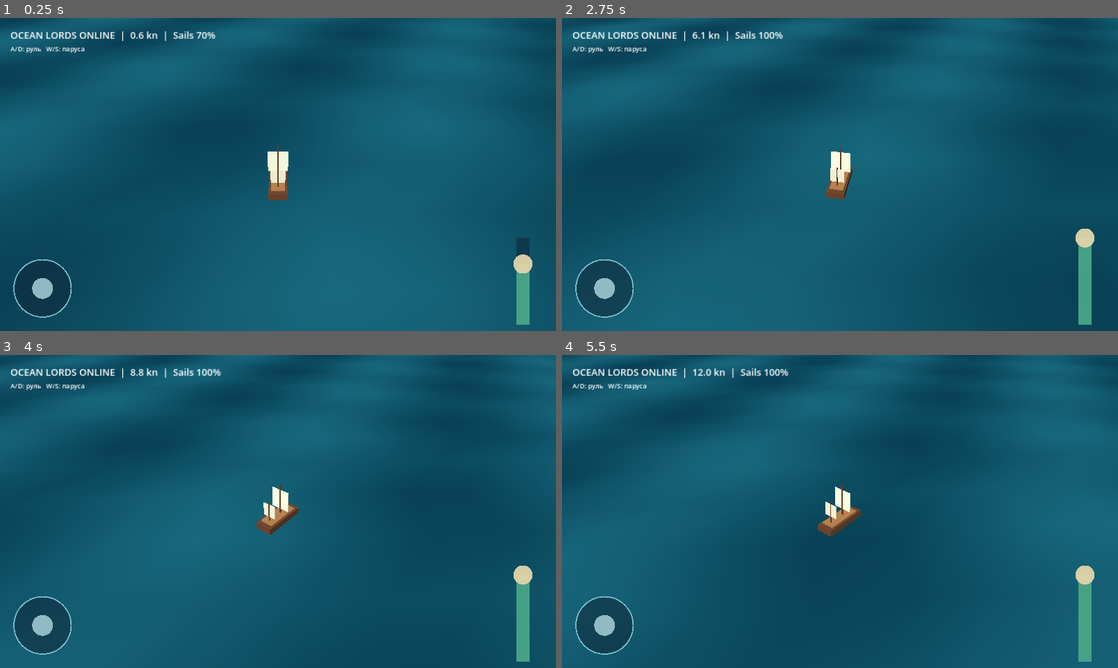
Above: before the commit, frames 1-4 (two rows, left to right).
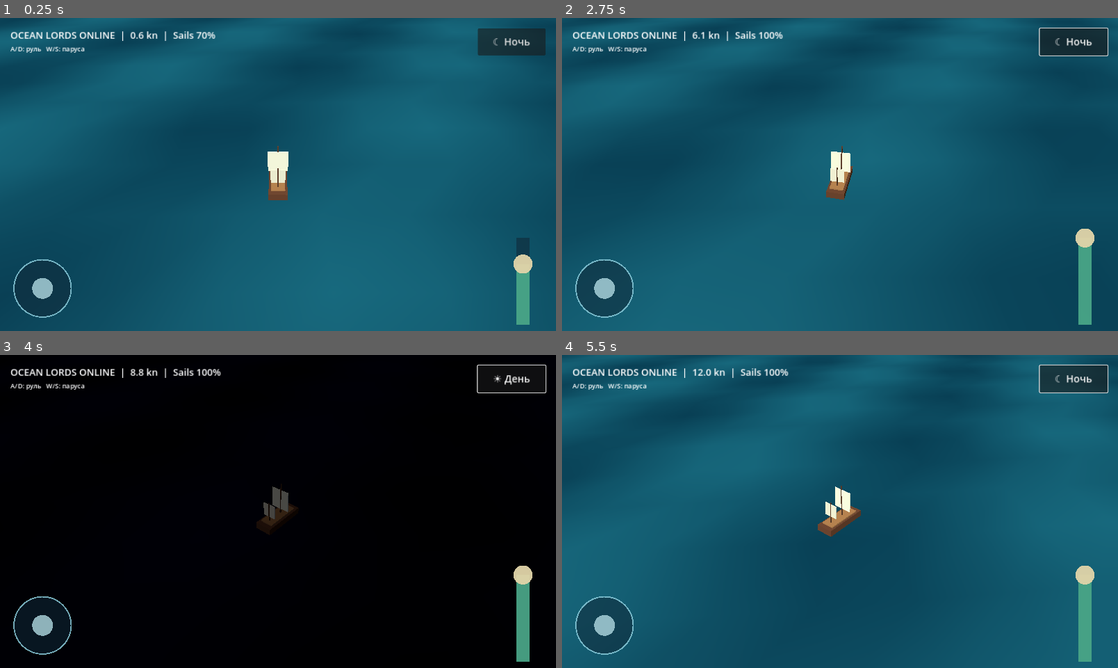
Above: after the commit, the same moments.

Repository: maillunex-lang/ocean-lords-online
Game: Godot game, scene res://scenes/main.tscn
The game is run twice, just before and just after one commit, with the same random seed, the same clock (stepped at 60 frames per second) and the same inputs.
Inputs (mouse positions are in pixels of both pictures, inside the frame that each line leads up to):
- Up to frame 1 (0.25 s): no input
- Up to frame 2 (2.75 s): click (1073, 43) at 0.5 s, where only the run after the commit has a clickable "☾ Ночь"; click (1073, 43) at 1.25 s, where only the run after the commit has a clickable "☀ День"; tap Enter at 2 s; move the mouse to (962, 158) at 2.02 s; hold Right (ui_right) from 2.03 s (still down); tap N at 2.1 s; click (962, 158) at 2.17 s
- Up to frame 3 (4 s): release Right (ui_right) at 2.75 s; drag from (166, 527) to (250, 574) at 2.77 s; move the mouse to (333, 442) at 3.52 s; hold Right (ui_right) from 3.53 s (still down); tap N at 3.6 s
- Up to frame 4 (5.5 s): release Right (ui_right) at 4.25 s; drag from (812, 574) to (673, 464) at 4.27 s; move the mouse to (1006, 558) at 5.02 s; hold Left (ui_left) from 5.03 s (still down); tap N at 5.1 s

The runs differ from the first frame. In frame 1, 1.1% of the frame differs, in the area x 49-99%, y 3-48%; in frame 2, 1.2%; in frame 3, 99%, in the area x 0-100%, y 0-100%; in frame 4, 1.2%.

Commit message:
feat: add Android day-night toggle and safe-area button

Diff:
--- a/scripts/main.gd
+++ b/scripts/main.gd
@@ -13,6 +13,11 @@
 var hud: Label
 var hud_help: Label
 var hud_layer: CanvasLayer
+var day_night_button: Button
+var is_night: bool = false
+var world_environment: WorldEnvironment
+var sun_light: DirectionalLight3D
+var sea_mesh: MeshInstance3D
 var sea_material: StandardMaterial3D
 const TOUCH_HELM = preload("res://scripts/touch_helm.gd")
 const OCEAN_SHADER = preload("res://shaders/ocean_mobile.gdshader")
@@ -36,29 +41,29 @@
 	_create_touch_controls()
 
 func _create_world() -> void:
-	var world := WorldEnvironment.new()
+	world_environment = WorldEnvironment.new()
 	var env := Environment.new()
 	env.background_mode = Environment.BG_COLOR
 	env.background_color = Color(0.42, 0.65, 0.74)
 	env.ambient_light_source = Environment.AMBIENT_SOURCE_COLOR
 	env.ambient_light_color = Color(0.65, 0.77, 0.85)
-	world.environment = env
-	add_child(world)
-	var sun := DirectionalLight3D.new()
-	sun.rotation_degrees = Vector3(-50, -30, 0)
-	sun.light_energy = 1.4
-	add_child(sun)
-	var sea := MeshInstance3D.new()
+	world_environment.environment = env
+	add_child(world_environment)
+	sun_light = DirectionalLight3D.new()
+	sun_light.rotation_degrees = Vector3(-50, -30, 0)
+	sun_light.light_energy = 1.4
+	add_child(sun_light)
+	sea_mesh = MeshInstance3D.new()
 	var mesh := PlaneMesh.new()
 	mesh.size = Vector2(600, 600)
 	mesh.subdivide_width = 64
 	mesh.subdivide_depth = 64
-	sea.mesh = mesh
+	sea_mesh.mesh = mesh
 	var ocean_material := ShaderMaterial.new()
 	ocean_material.shader = OCEAN_SHADER
-	sea.material_override = ocean_material
-	sea.position.y = WATER_HEIGHT
-	add_child(sea)
+	sea_mesh.material_override = ocean_material
+	sea_mesh.position.y = WATER_HEIGHT
+	add_child(sea_mesh)
 
 func _make_box(parent: Node3D, size: Vector3, pos: Vector3, color: Color) -> void:
 	var part := MeshInstance3D.new()
@@ -79,7 +84,7 @@
 	ship.add_child(ship_visual)
 	_make_box(ship_visual, Vector3(2.1, 0.8, 5.6), Vector3(0, 0.4, 0), Color(0.35, 0.19, 0.1))
 	_make_box(ship_visual, Vector3(1.6, 0.2, 4.4), Vector3(0, 0.85, 0), Color(0.59, 0.39, 0.21))
-	_make_box(ship, Vector3(0.14, 4.2, 0.14), Vector3(0, 2.9, -0.45), Color(0.31, 0.18, 0.1))
+	_make_box(ship_visual, Vector3(0.14, 4.2, 0.14), Vector3(0, 2.9, -0.45), Color(0.31, 0.18, 0.1))
 	_make_box(ship, Vector3(2.3, 2.6, 0.09), Vector3(0, 3.0, -0.45), Color(0.88, 0.84, 0.71))
 	_make_box(ship, Vector3(0.13, 2.8, 0.13), Vector3(0, 2.15, 1.6), Color(0.31, 0.18, 0.1))
 	_make_box(ship, Vector3(1.6, 1.7, 0.09), Vector3(0, 2.5, 1.6), Color(0.85, 0.8, 0.67))
@@ -102,6 +107,12 @@
 	hud_help.text = "A/D: руль   W/S: паруса"
 	hud_help.add_theme_font_size_override("font_size", 15)
 	hud_layer.add_child(hud_help)
+	day_night_button = Button.new()
+	day_night_button.text = "☾ Ночь"
+	day_night_button.custom_minimum_size = Vector2(156, 62)
+	day_night_button.add_theme_font_size_override("font_size", 23)
+	day_night_button.pressed.connect(_toggle_day_night)
+	hud_layer.add_child(day_night_button)
 	_reposition_hud()
 	get_viewport().size_changed.connect(_reposition_hud)
 
@@ -117,6 +128,32 @@
 		top_margin = maxf(24.0, float(safe.position.y) * viewport_size.y / float(screen.y) + 16.0)
 	hud.position = Vector2(left_margin, top_margin)
 	hud_help.position = Vector2(left_margin, top_margin + 36.0)
+	var right_margin: float = 24.0
+	if safe.size.x > 0 and screen.x > 0:
+		right_margin = maxf(24.0, float(screen.x - safe.end.x) * viewport_size.x / float(screen.x) + 16.0)
+	day_night_button.position = Vector2(viewport_size.x - right_margin - day_night_button.custom_minimum_size.x, top_margin)
+
+func _toggle_day_night() -> void:
+	is_night = not is_night
+	var env := world_environment.environment
+	if is_night:
+		env.background_color = Color(0.012, 0.028, 0.065)
+		env.ambient_light_color = Color(0.09, 0.14, 0.24)
+		sun_light.light_energy = 0.12
+		day_night_button.text = "☀ День"
+		(sea_mesh.material_override as ShaderMaterial).set_shader_parameter("deep_color", Color(0.008, 0.035, 0.075))
+		(sea_mesh.material_override as ShaderMaterial).set_shader_parameter("crest_color", Color(0.025, 0.10, 0.16))
+	else:
+		env.background_color = Color(0.42, 0.65, 0.74)
+		env.ambient_light_color = Color(0.65, 0.77, 0.85)
+		sun_light.light_energy = 1.4
+		day_night_button.text = "☾ Ночь"
+		(sea_mesh.material_override as ShaderMaterial).set_shader_parameter("deep_color", Color(0.025, 0.16, 0.22))
+		(sea_mesh.material_override as ShaderMaterial).set_shader_parameter("crest_color", Color(0.10, 0.38, 0.43))
+
+func _unhandled_key_input(event: InputEvent) -> void:
+	if event is InputEventKey and event.pressed and not event.echo and event.keycode == KEY_N:
+		_toggle_day_night()
 
 func _create_touch_controls() -> void:
 	var controls: Control = TOUCH_HELM.new()
